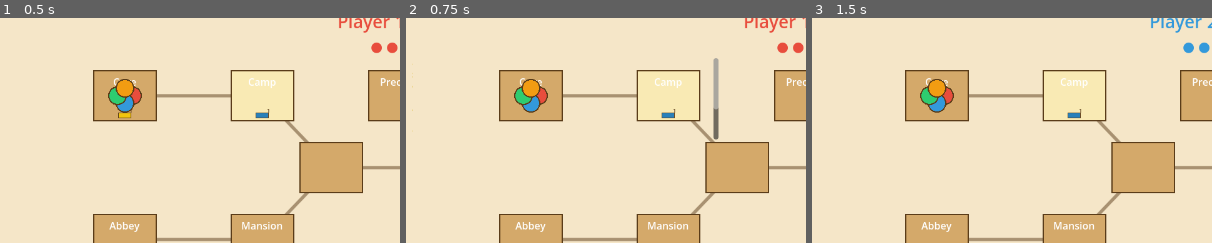
Above: before the commit, frames 1-3 (left to right).
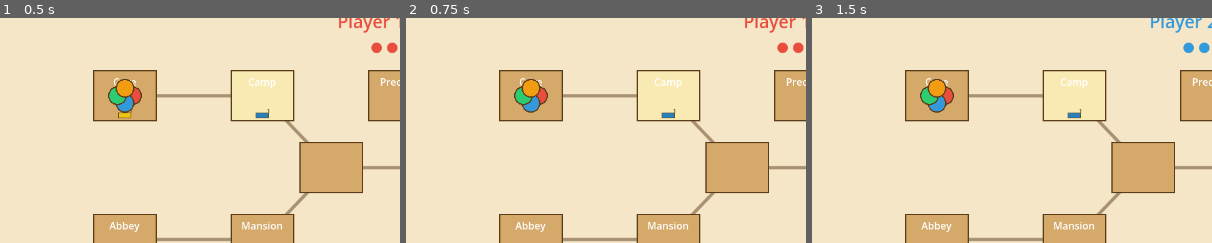
Above: after the commit, the same moments.

Repository: arlopurcell/horrified-board-game
Game: Godot game, scene res://scenes/Main.tscn
The game is run twice, just before and just after one commit, with the same random seed, the same clock (stepped at 60 frames per second) and the same inputs. The project has no main scene, so this scene is started directly.
Inputs:
- Up to frame 1 (0.5 s): no input
- Up to frame 2 (0.75 s): click "PICK UP" at 0.5 s
- Up to frame 3 (1.5 s): click "END TURN" at 1.25 s
The pictures show only the part of the screen within x 0-50%, y 4-54%; the shares and areas given below are measured in that part.

Frame 1 is identical in both runs. In frame 2, 0.5% of the frame differs, in the area x 1-79%, y 17-55%; in frame 3, nothing differs.

Commit message:
fix: remove fit_content from InventoryList, disable PickupButton by default, extract COLOR_HEX const
- Remove fit_content = true from InventoryList so ScrollContainer clips content properly
- Add disabled = true to PickupButton for correct initial state
- Extract color_hex dict to COLOR_HEX const to avoid recreating on every inventory refresh

Co-Authored-By: Claude Sonnet 4.6 <noreply@anthropic.com>

Diff:
--- a/scenes/UI.gd
+++ b/scenes/UI.gd
@@ -6,6 +6,8 @@
 @onready var moves_indicator: Label = $MovesIndicator
 @onready var inventory_list: RichTextLabel = $InventoryScroll/InventoryList
 @onready var pickup_button: Button = $PickupButton
+
+const COLOR_HEX := {"red": "#c0392b", "blue": "#2980b9", "yellow": "#d4ac0d"}
 
 func _ready() -> void:
 	end_turn_button.pressed.connect(_on_end_turn_pressed)
@@ -76,13 +78,12 @@
 	if active == null:
 		inventory_list.text = ""
 		return
-	var color_hex := {"red": "#c0392b", "blue": "#2980b9", "yellow": "#d4ac0d"}
 	var bbcode := ""
 	for item in active.inventory:
 		var item_data := item as ItemData
 		if item_data == null:
 			continue
-		var hex: String = color_hex.get(item_data.color, "#ffffff")
+		var hex: String = COLOR_HEX.get(item_data.color, "#ffffff")
 		if bbcode != "":
 			bbcode += "\n"
 		bbcode += "[color=%s]● %s  %d[/color]" % [hex, item_data.item_name, item_data.strength]
--- a/scenes/UI.tscn
+++ b/scenes/UI.tscn
@@ -30,7 +30,6 @@
 [node name="InventoryList" type="RichTextLabel" parent="InventoryScroll"]
 layout_mode = 2
 bbcode_enabled = true
-fit_content = true
 scroll_active = false
 theme_override_font_sizes/normal_font_size = 13
 
@@ -55,6 +54,7 @@
 offset_bottom = -10.0
 text = "PICK UP"
 theme_override_font_sizes/font_size = 16
+disabled = true
 
 [node name="EndTurnButton" type="Button" parent="."]
 anchor_left = 1.0
